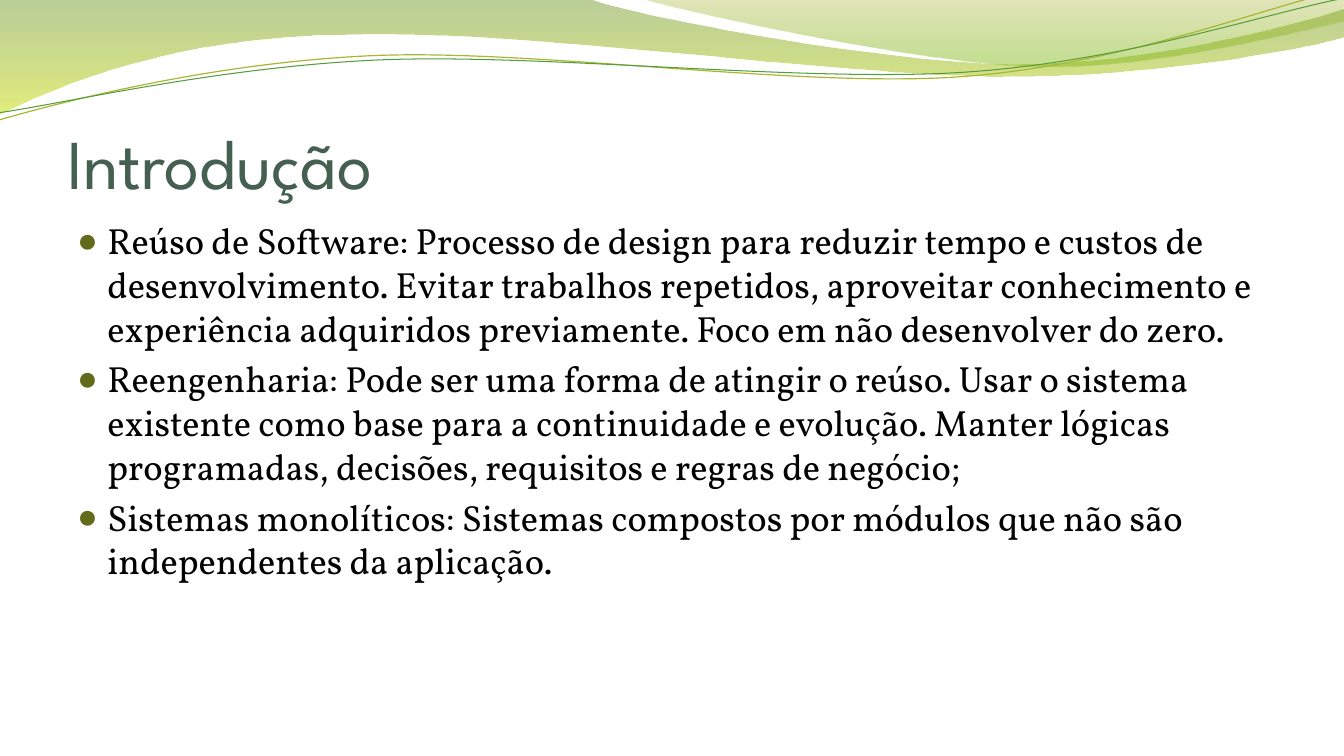
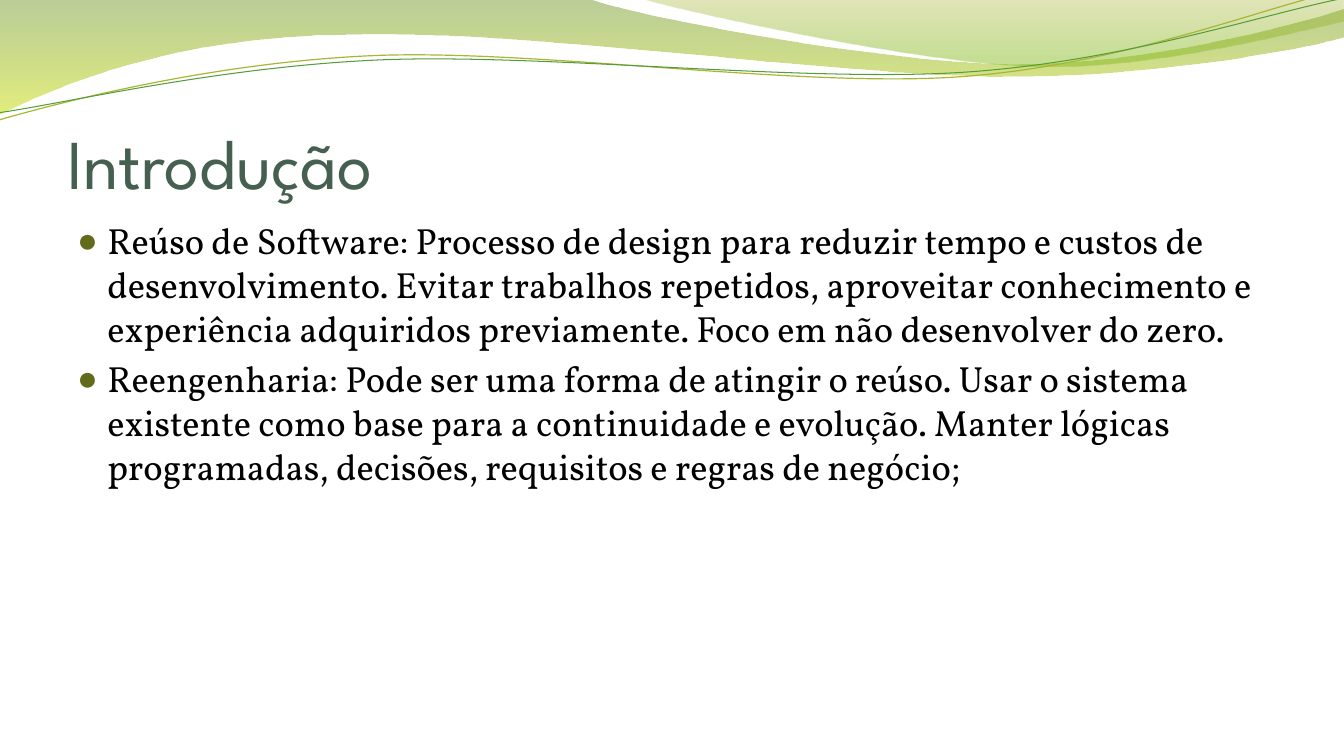
Before and after one commit to guilhermevillaca/mestrado, a slide deck: slide 2 of apresentação/Migração de Múltiplos Sistemas Monolíticos para Microserviços.pptx. Drawn at 1344x756 pixels with LibreOffice and Linux fonts; fonts in the diff are those of the drawing; background and template pictures are left out. Boxes give left, top, right and bottom in pixels: in the first picture for what was removed or moved away, otherwise in the second. Text is boxed around its words. In the diff, an @@ line names an element or a change of style, - is before the commit and + after.

```diff
--- a/apresentação/Migração de Múltiplos Sistemas Monolíticos para Microserviços.pptx
+++ b/apresentação/Migração de Múltiplos Sistemas Monolíticos para Microserviços.pptx
@@ text at (107, 504, 1183, 583): paragraph removed @@
-● Sistemas monolíticos: Sistemas compostos por módulos que não são independentes da aplicação.
```
Also in this commit, not shown: 9 other slides changed, 2 slides added, 2 other files.
